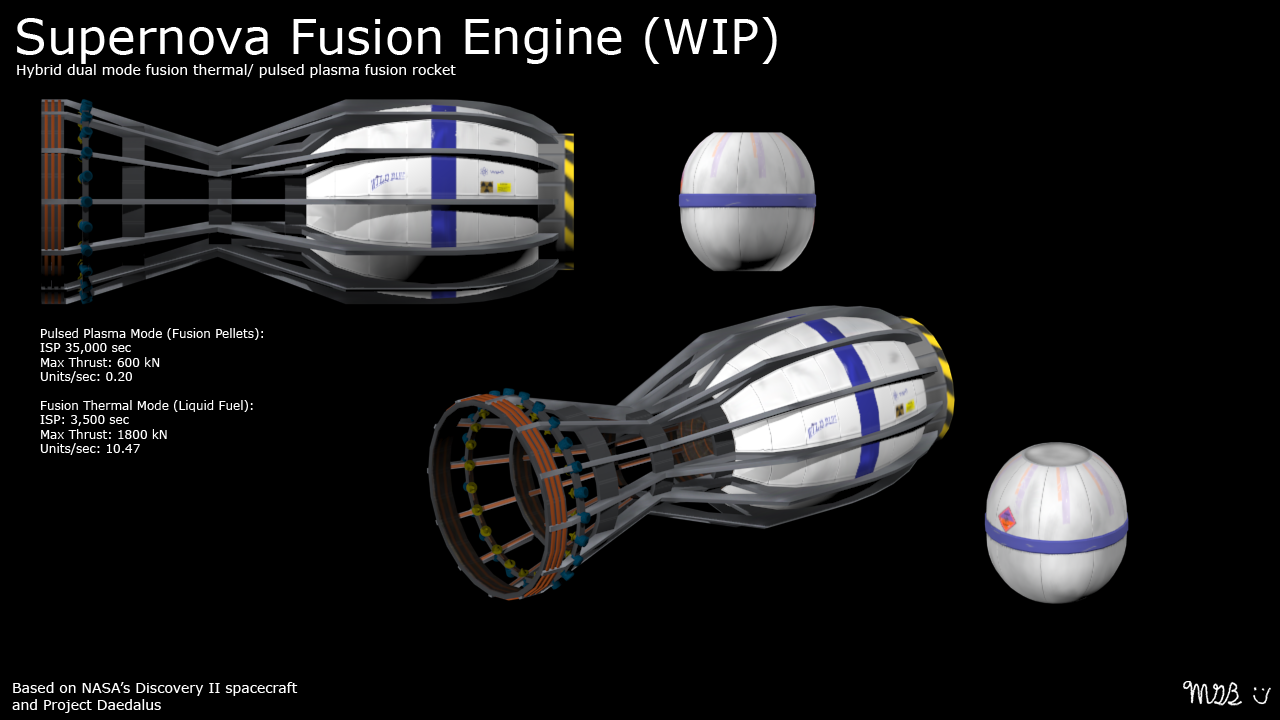
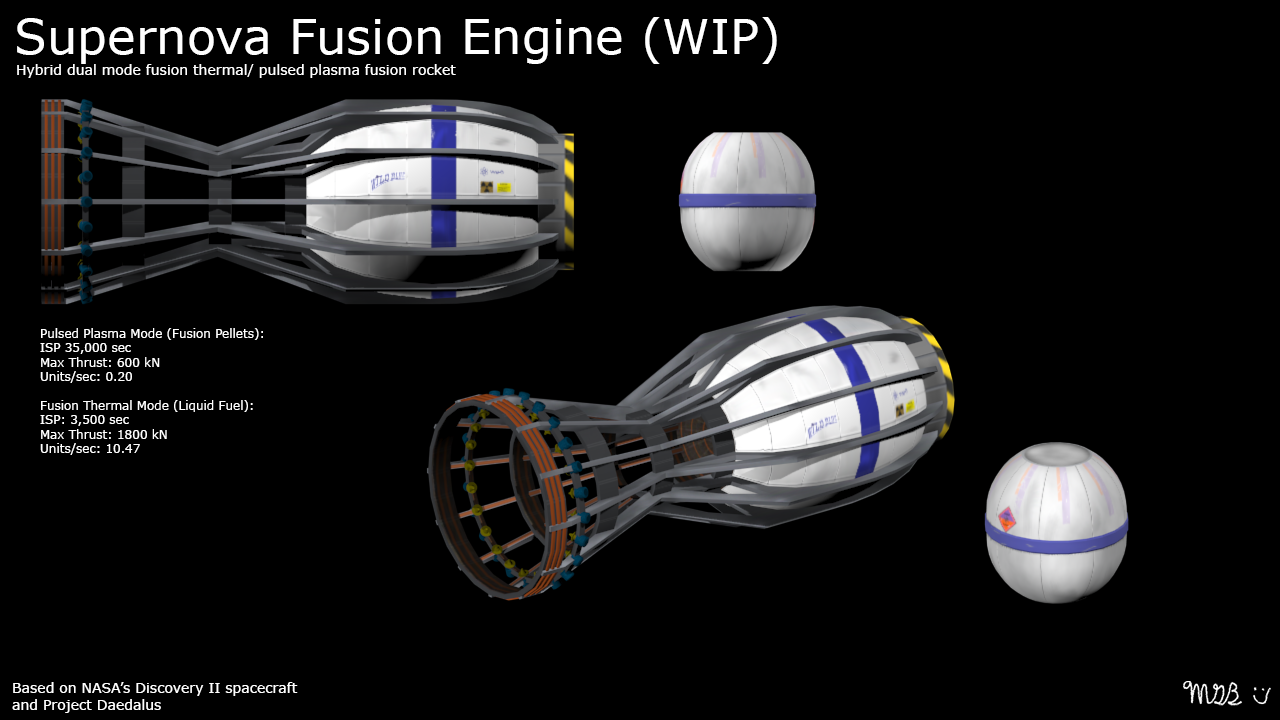
Revision of a layered 1280px x 720px image; what changed, layer by layer:
pixels changed over [12, 17, 777, 713] (layer not identified)
